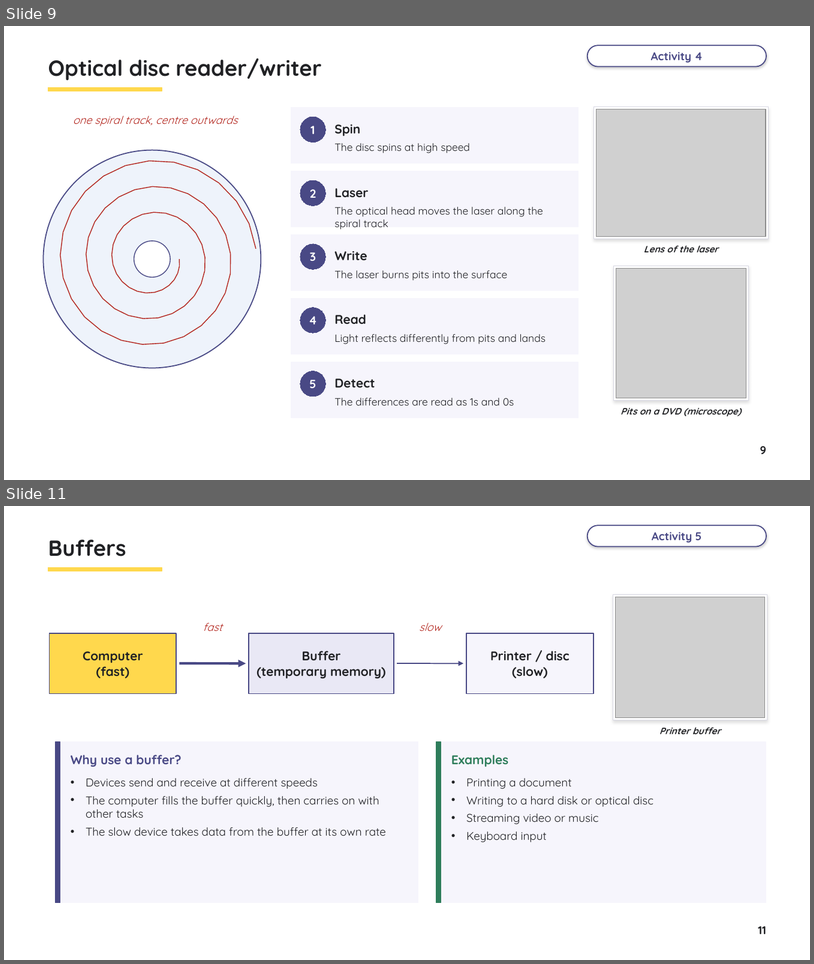
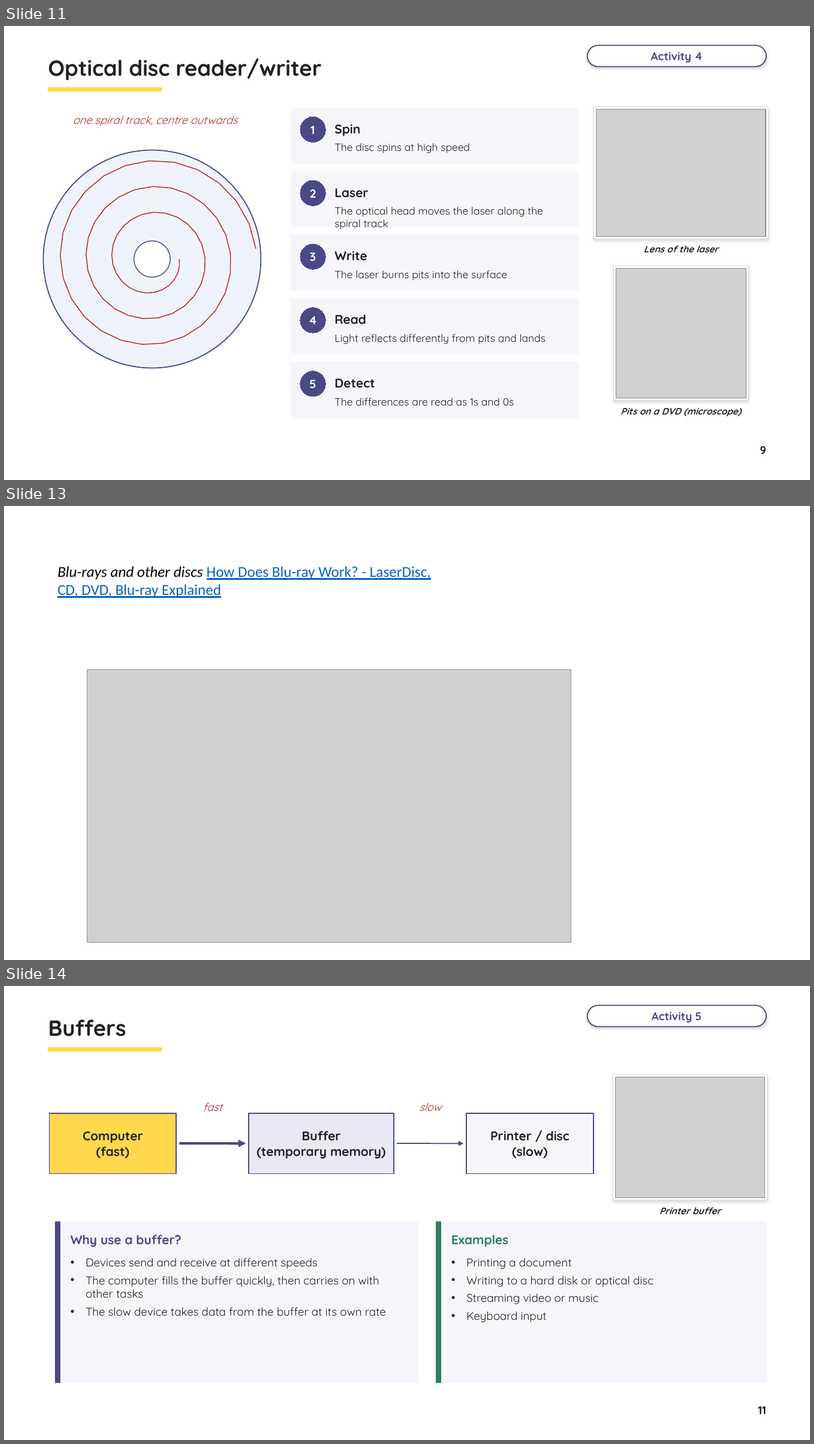
Before and after one commit to myk-sh/cs-lessons, a slide deck: 9618 P1/Hardware 2/Y12_9618_Lesson_-_Hardware_2.pptx. Shown one above the other, each under a label of ours: slides 9 and 11 before the commit, slides 11, 13 and 14 after it; the slides between them are not shown. The pictures are 814x964 and 814x1444 pixels, drawn with LibreOffice and Linux fonts; fonts in the diff are those of the drawing; grey boxes stand for pictures. Boxes give left, top, right and bottom in pixels: in the first picture for what was removed or moved away, otherwise in the second. Text is boxed around its words. In the diff, an @@ line names an element or a change of style, - is before the commit and + after.

```diff
--- a/9618 P1/Hardware 2/Y12_9618_Lesson_-_Hardware_2.pptx
+++ b/9618 P1/Hardware 2/Y12_9618_Lesson_-_Hardware_2.pptx
@@ slide 13 added at (4, 506, 810, 960), background #FFFFFF @@
@@ text added at (57, 566, 431, 598), 18 pt, text #0563C1, underline @@
+Blu-rays and other discs How Does Blu-ray Work? - LaserDisc, CD, DVD, Blu-ray Explained
@@ picture added at (87, 670, 572, 942) @@
@@ what was slide 9 is now slide 11 @@
@@ what was slide 11 is now slide 14 @@
```
Also in this commit, not shown: 5 slides changed, 2 other slides added, 1 other file.
